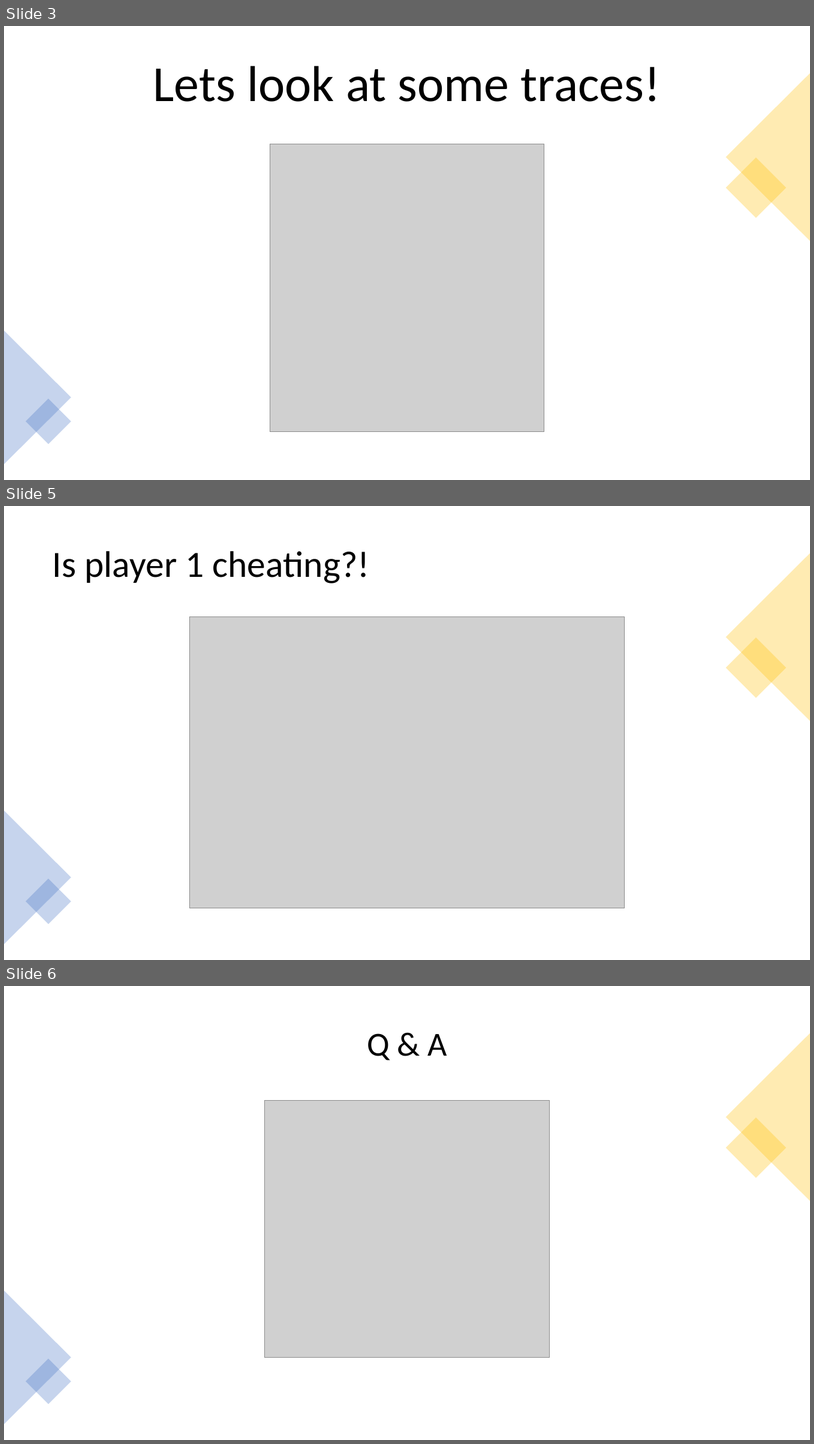
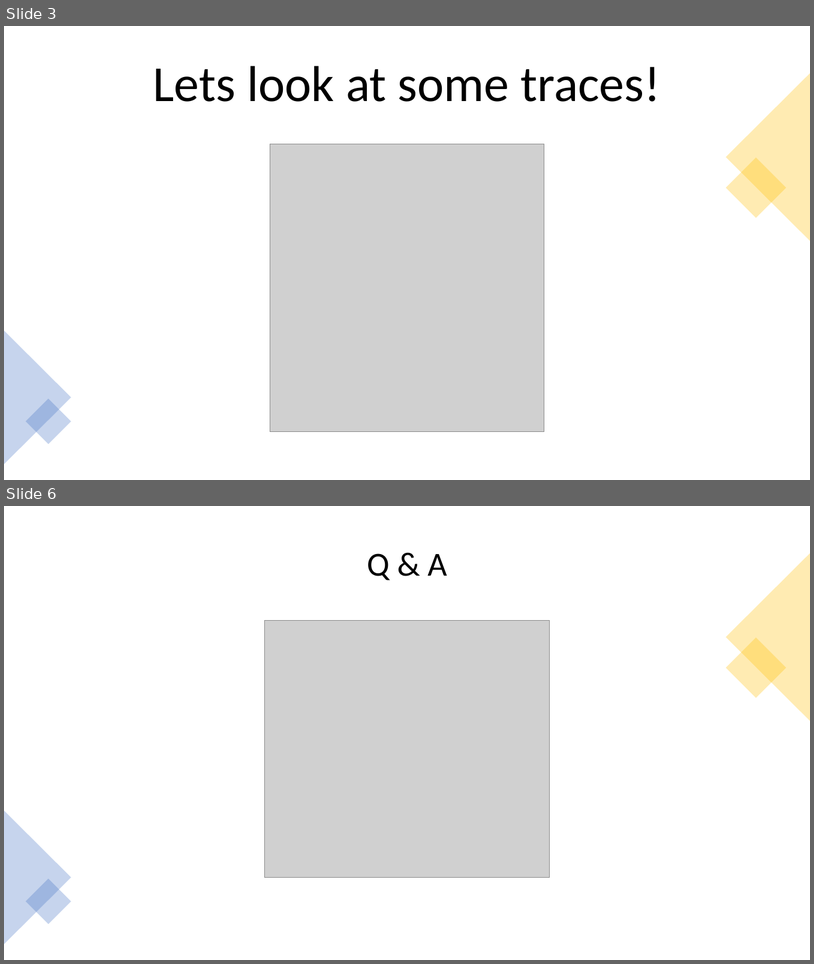
Before and after one commit to mhege/COMP-472, a slide deck: MiniProject2/MP2_COMP_472.pptx. Shown one above the other, each under a label of ours: slides 3, 5 and 6 before the commit, slides 3 and 6 after it; the slides between them are not shown. The pictures are 814x1444 and 814x964 pixels, drawn with LibreOffice and Linux fonts; fonts in the diff are those of the drawing; grey boxes stand for pictures. Boxes give left, top, right and bottom in pixels: in the first picture for what was removed or moved away, otherwise in the second. Text is boxed around its words. In the diff, an @@ line names an element or a change of style, - is before the commit and + after.

```diff
--- a/MiniProject2/MP2_COMP_472.pptx
+++ b/MiniProject2/MP2_COMP_472.pptx
@@ slide 5 removed at bbox=[4, 506, 810, 960], background #FFFFFF @@
@@ title removed at bbox=[53, 551, 370, 583] @@
-Is player 1 cheating?!
@@ triangle removed at bbox=[726, 553, 810, 721] @@
@@ picture removed at bbox=[190, 618, 625, 908] @@
@@ rectangle removed at bbox=[726, 637, 787, 698] @@
@@ triangle removed at bbox=[4, 810, 71, 944] @@
@@ rectangle removed at bbox=[26, 878, 71, 924] @@
```
Also in this commit, not shown: 1 slide changed, 1 slide added.
